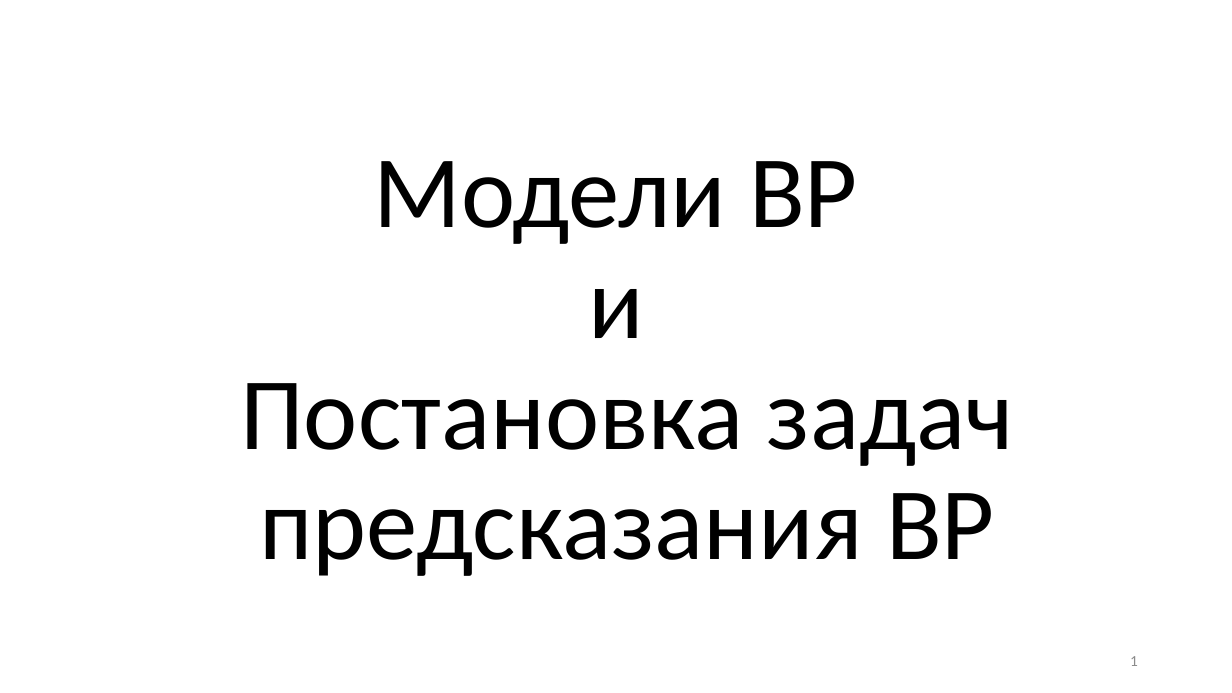
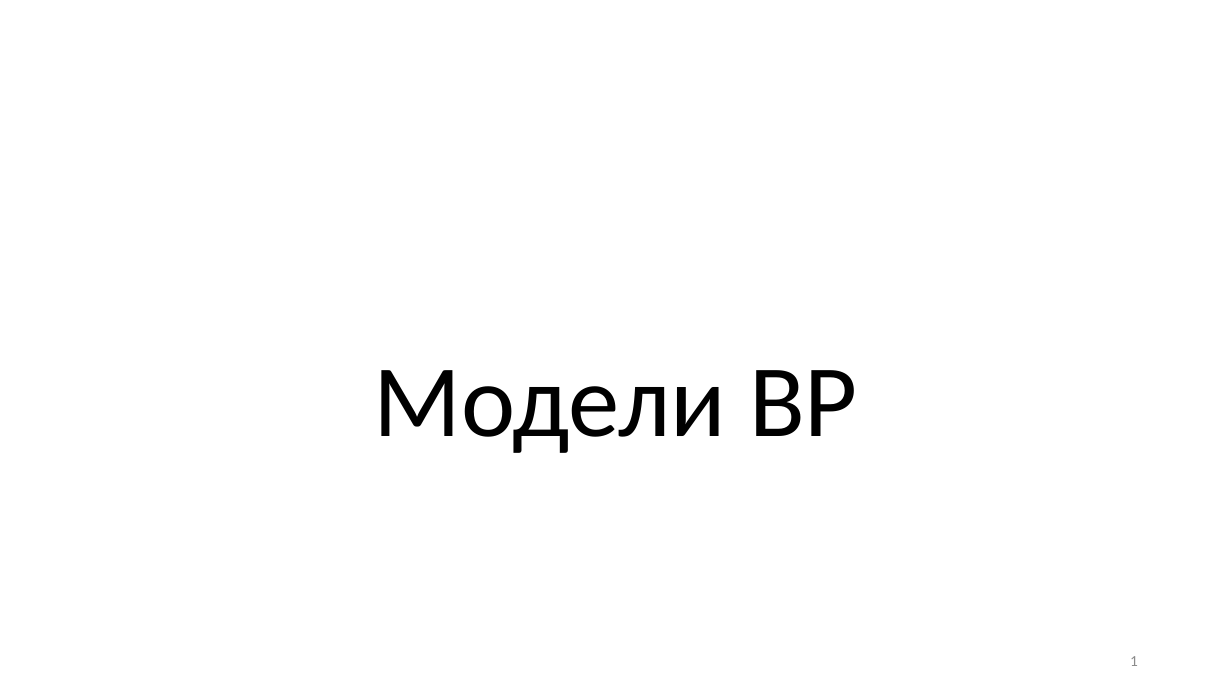
Before and after one commit to MVRonkin/TimeSeriesCourse, a slide deck: slide 1 of 2025/01-2 Модели ВР и постановка задачи.pptx. Drawn at 1232x693 pixels with LibreOffice and Linux fonts; fonts in the diff are those of the drawing. Boxes give left, top, right and bottom in pixels: in the first picture for what was removed or moved away, otherwise in the second. Text is boxed around its words. In the diff, an @@ line names an element or a change of style, - is before the commit and + after.

```diff
--- a/2025/01-2 Модели ВР и постановка задачи.pptx
+++ b/2025/01-2 Модели ВР и постановка задачи.pptx
@@ title at (x1=373, y1=370, x2=858, y2=453): text changed @@
-Модели ВР
-и
-Постановка задач предсказания ВР
+Модели ВР
```
Also in this commit, not shown: 15 other files.
